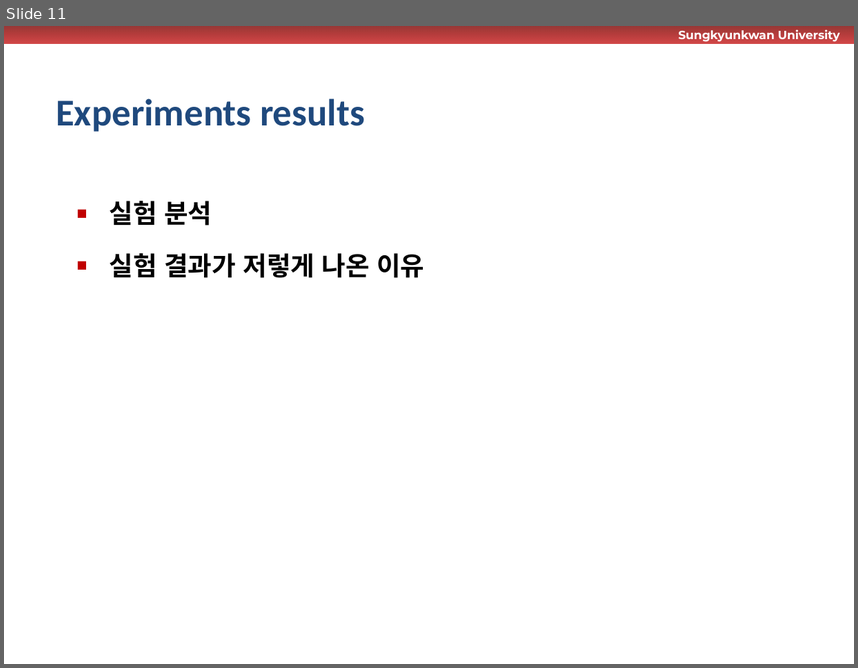
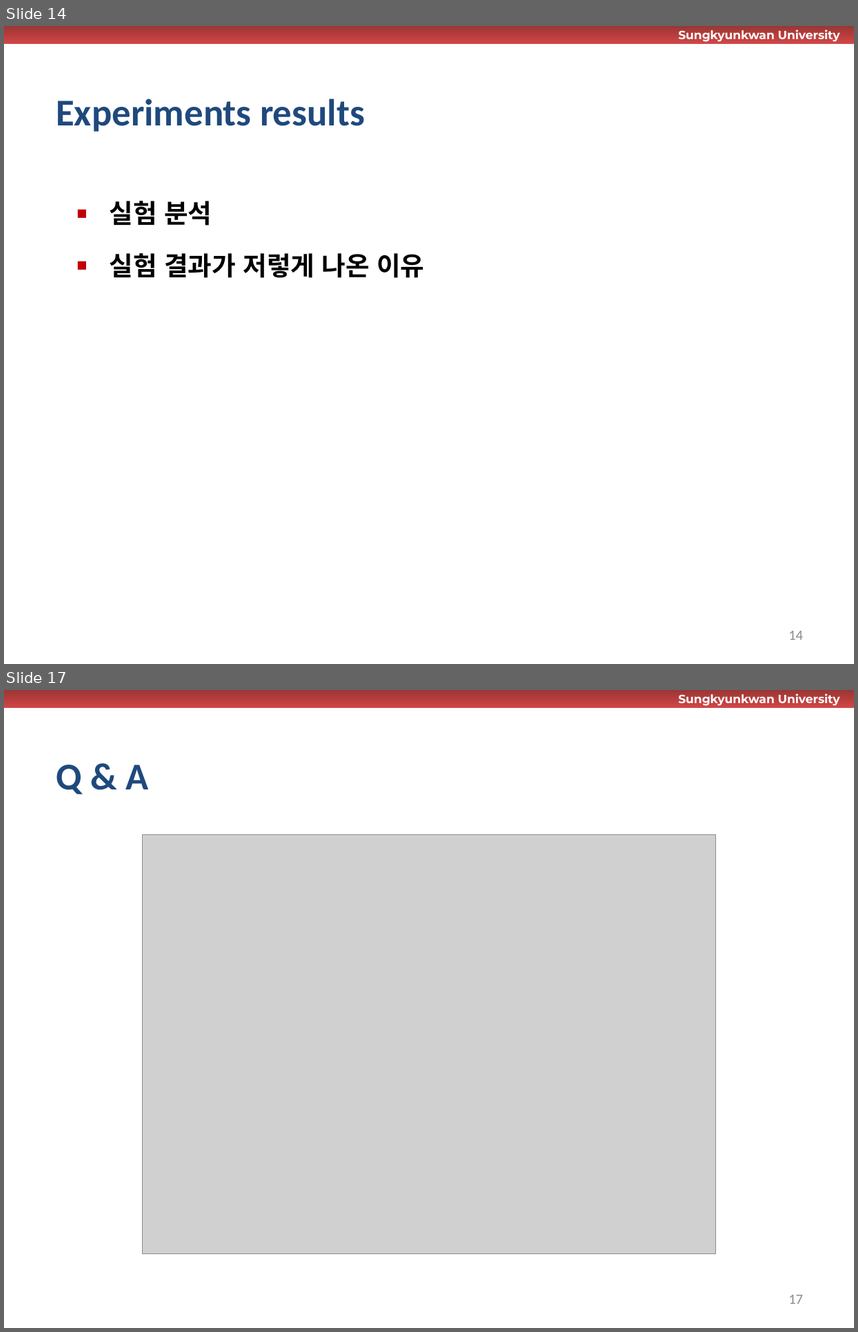
Before and after one commit to wurikiji/tutorial2-dev, a slide deck: docs/1차_완료_및_테스트.pptx. Shown one above the other, each under a label of ours: slide 11 before the commit, slides 14 and 17 after it; the slides between them are not shown. The pictures are 858x668 and 858x1332 pixels, drawn with LibreOffice and Linux fonts; fonts in the diff are those of the drawing; grey boxes stand for pictures; background and template pictures are left out. Boxes give left, top, right and bottom in pixels: in the first picture for what was removed or moved away, otherwise in the second. Text is boxed around its words. In the diff, an @@ line names an element or a change of style, - is before the commit and + after.

```diff
--- a/docs/1차_완료_및_테스트.pptx
+++ b/docs/1차_완료_및_테스트.pptx
@@ slide 17 added at [4, 690, 854, 1328], background #FFFFFF; not listed: 2 template elements that a slide beside it also shows @@
@@ title added at [56, 765, 148, 794], 32 pt, text #1F497D, bold @@
+Q & A
@@ picture added at [142, 834, 715, 1254] @@
@@ page number added at [789, 1294, 803, 1303], 12 pt, text #8C8C8C @@
+17
@@ what was slide 11 is now slide 14 @@
@@ slide 14 changed as well @@
@@ page number added at [789, 630, 803, 639], 12 pt, text #8C8C8C @@
+14
```
Also in this commit, not shown: 10 other slides changed, 5 other slides added, 1 slide removed.
